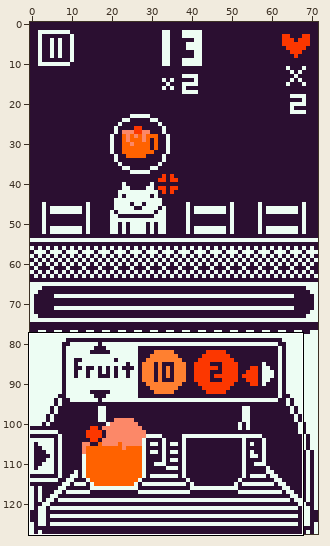
A pixel-art file gets an edit: Assets/Sprite/Game/Cat.aseprite. The picture above shows the old version from afar; the outline marks the close-up.
Close-up. As it was:
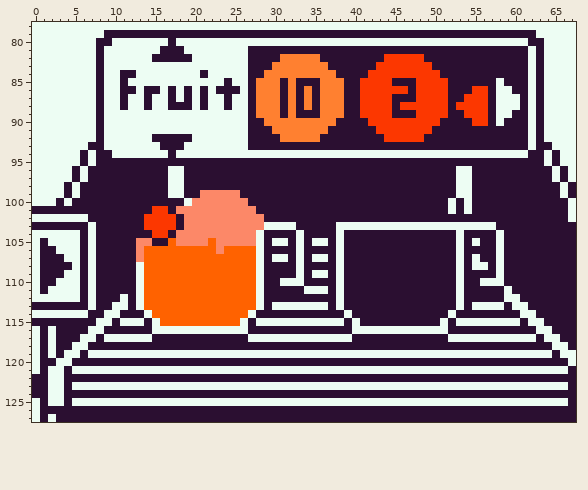
72x128 pixels, 1 frame. Shown: x 0..67, y 78..127.
Once edited:
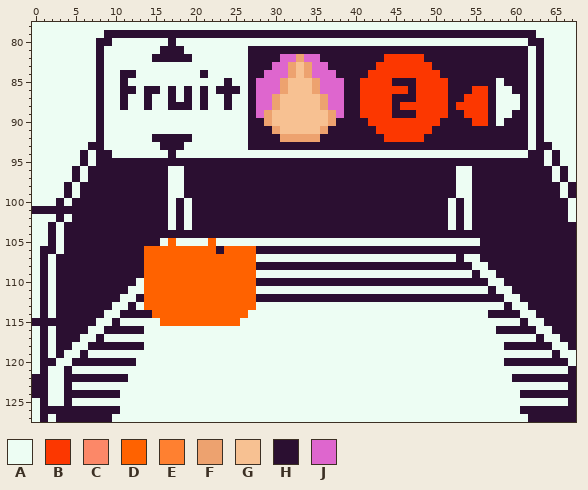
Palette (. is transparent): A #edfdf3  B #fc3700  C #fc8868  D #ff6200  E #ff8030  F #eda26f  G #f7c192  H #2b0f31  J #de66ce
Change:
layer "Layer 2" added
layer "Drink" now hidden
layer "Layer 1" added
y 82: x 31..35 EEEEE -> JJFJJ
y 83: x 30..36 EEEEEEE -> JJFGFJJ
y 84: x 29..37 EEEEEEEEE -> JJJFGFJJJ
y 85: x 28..38 EEEHEHHHEEE -> JJJFGGGFJJJ
y 86: x 28..38 EEEHEHEHEEE -> JJJFGGGFJJJ
y 87..88: x 28..38 EEEHEHEHEEE -> JJFGGGGGFJJ
y 89: x 28..38 EEEHEHHHEEE -> JFGGGGGGGFJ
y 90: x 29..37 EEEEEEEEE -> FGGGGGGGF
y 91: x 30..36 EEEEEEE -> FGGGGGF
y 92: x 31..35 EEEEE -> FFFFF
y 99: x 21..25 CCCCC -> HHHHH
y 100: x 17 H -> A; x 20..26 CCCCCCC -> HHHHHHH
y 101: x 15..27 BBHCCCCCCCCCC -> HHAHAHHHHHHHH
y 102: x 3 A -> H; x 5..6 AA -> HH; x 14..17 BBBB -> HHHA; x 19..28 CCCCCCCCCC -> AHHHHHHHHH; x 52 H -> A; x 54 H -> A
y 103: x 0..1 HH -> AA; x 3 H -> A; x 7 A -> H; x 14..17 BBBB -> HHHA; x 19..32 CCCCCCCCCCAAAA -> AHHHHHHHHHHHHH; x 38..51 AAAAAAAAAAAAAA -> HHHHHHHHHHHHHH; x 53 A -> H; x 55..57 AAA -> HHH
y 104: x 2 A -> H; x 4..5 AA -> HH; x 7 A -> H; x 15..16 BB -> HH; x 18..28 CCCCCCCCCCA -> HHHHHHHHHHH; x 33 A -> H; x 38 A -> H; x 53 A -> H; x 58 A -> H
y 105: x 1..2 HA -> AH; x 4..5 AA -> HH; x 7 A -> H; x 13..14 CC -> HH; x 16 H -> A; x 18..21 CCCC -> AAAA; x 23..27 CCCCC -> AAAAA; x 29 H -> A; x 32 H -> A; x 34 H -> A; x 37 H -> A; x 39..52 HHHHHHHHHHHHHH -> AAAAAAAAAAAAAA; x 54 H -> A; x 58 A -> H
y 106: x 4..5 AA -> HH; x 7 A -> H; x 13 C -> H; x 23 C -> H; x 28 A -> H; x 33 A -> H; x 38 A -> H; x 53 A -> H; x 58 A -> H
y 107: x 2 H -> A; x 4..5 AA -> HH; x 7 A -> H; x 13 C -> H; x 29 H -> A; x 32 H -> A; x 34 H -> A; x 37 H -> A; x 39..54 HHHHHHHHHHHHHHAH -> AAAAAAAAAAAAAAHA; x 58 A -> H
y 108: x 2 H -> A; x 5 A -> H; x 7 A -> H; x 13 A -> H; x 28 A -> H; x 33 A -> H; x 38 A -> H; x 53 A -> H; x 58 A -> H
y 109: x 2 H -> A; x 4..5 AA -> HH; x 7 A -> H; x 13 A -> H; x 29..32 HHHH -> AAAA; x 34 H -> A; x 37 H -> A; x 39..52 HHHHHHHHHHHHHH -> AAAAAAAAAAAAAA; x 54 H -> A; x 56..58 HHA -> AAH
y 110: x 2..5 HAAA -> AHHH; x 7 A -> H; x 28 A -> H; x 31..33 AAA -> HHH; x 38 A -> H; x 53 A -> H; x 56 A -> H
y 111: x 3..5 AAA -> HHH; x 7 A -> H; x 12 H -> A; x 29..33 HHHHH -> AAAAA; x 37 H -> A; x 39..52 HHHHHHHHHHHHHH -> AAAAAAAAAAAAAA; x 54..56 HHH -> AAA; x 58 H -> A
y 112: x 1 A -> H; x 3..5 AAA -> HHH; x 7 A -> H; x 12..13 HA -> AH; x 28 A -> H; x 38 A -> H; x 53 A -> H
y 113: x 0 H -> A; x 2 H -> A; x 7 A -> H; x 29 H -> A; x 37 H -> A; x 39..52 HHHHHHHHHHHHHH -> AAAAAAAAAAAAAA; x 54 H -> A
y 114: x 1 A -> H; x 3..6 AAAA -> HHHH; x 14 A -> H; x 28..38 HHHHHHHHHHH -> AAAAAAAAAAA; x 40..51 HHHHHHHHHHHH -> AAAAAAAAAAAA; x 53..56 HHHH -> AAAA
y 115: x 14 H -> A; x 27 H -> A; x 39 H -> A; x 41..50 HHHHHHHHHH -> AAAAAAAAAA; x 52 H -> A
y 116: x 14 H -> A; x 27..39 HHHHHHHHHHHHH -> AAAAAAAAAAAAA; x 52..57 HHHHHH -> AAAAAA
y 117: x 15..26 HHHHHHHHHHHH -> AAAAAAAAAAAA; x 40..51 HHHHHHHHHHHH -> AAAAAAAAAAAA
y 118: x 14..58 HHHHHHHHHHHHHHHHHHHHHHHHHHHHHHHHHHHHHHHHHHHHH -> AAAAAAAAAAAAAAAAAAAAAAAAAAAAAAAAAAAAAAAAAAAAA
y 120: x 13..58 HHHHHHHHHHHHHHHHHHHHHHHHHHHHHHHHHHHHHHHHHHHHHH -> AAAAAAAAAAAAAAAAAAAAAAAAAAAAAAAAAAAAAAAAAAAAAA
y 122: x 12..59 HHHHHHHHHHHHHHHHHHHHHHHHHHHHHHHHHHHHHHHHHHHHHHHH -> AAAAAAAAAAAAAAAAAAAAAAAAAAAAAAAAAAAAAAAAAAAAAAAA
y 124: x 11..60 HHHHHHHHHHHHHHHHHHHHHHHHHHHHHHHHHHHHHHHHHHHHHHHHHH -> AAAAAAAAAAAAAAAAAAAAAAAAAAAAAAAAAAAAAAAAAAAAAAAAAA
y 126: x 11..60 HHHHHHHHHHHHHHHHHHHHHHHHHHHHHHHHHHHHHHHHHHHHHHHHHH -> AAAAAAAAAAAAAAAAAAAAAAAAAAAAAAAAAAAAAAAAAAAAAAAAAA
y 127: x 10..61 HHHHHHHHHHHHHHHHHHHHHHHHHHHHHHHHHHHHHHHHHHHHHHHHHHHH -> AAAAAAAAAAAAAAAAAAAAAAAAAAAAAAAAAAAAAAAAAAAAAAAAAAAA
Where, in picture pixels (left, top, right, bottom), the same in both close-ups:
changed: (256, 54, 344, 142)
changed: (112, 190, 528, 422)
changed: (32, 214, 96, 318)
